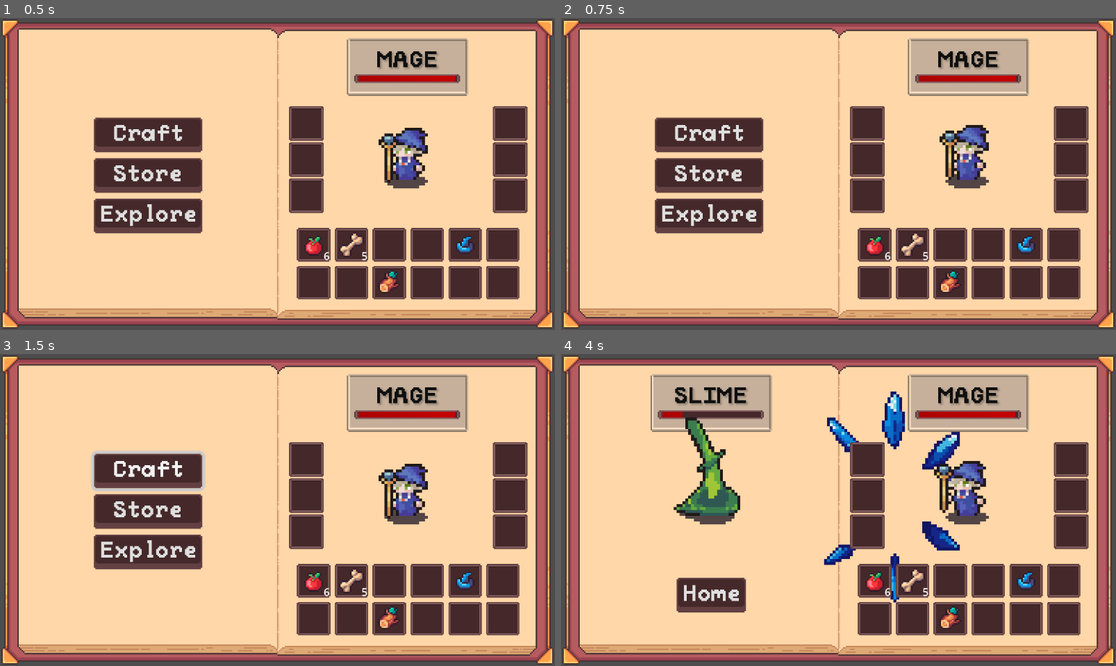
Above: before the commit, frames 1-4 (two rows, left to right).
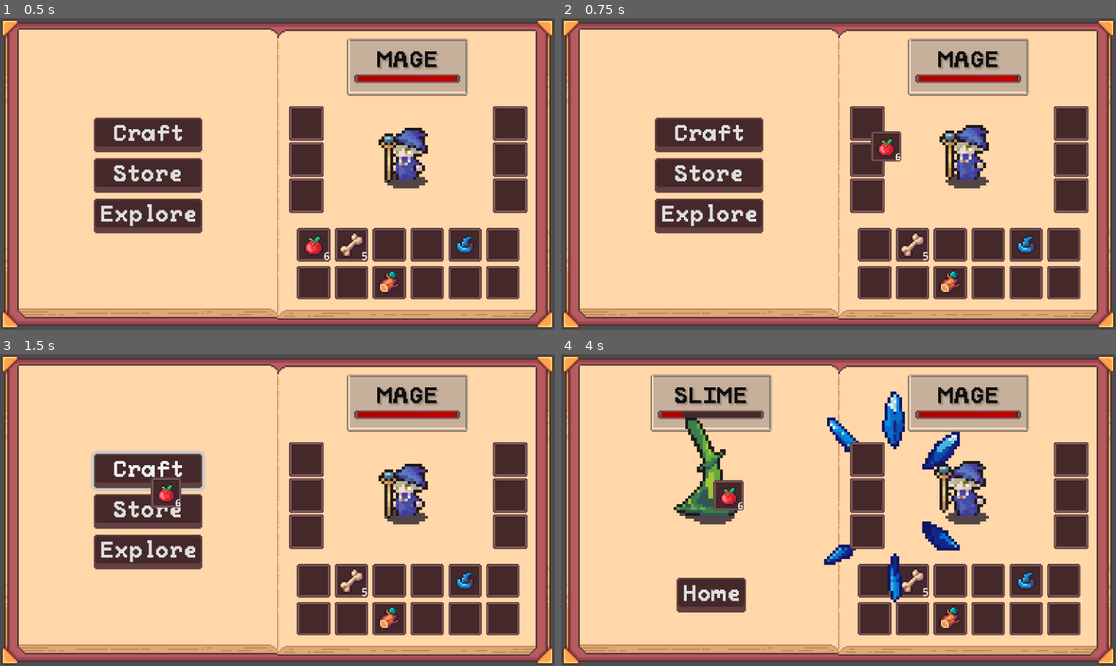
Above: after the commit, the same moments.

Repository: Blortlett/GodotIdle
Game: Godot game, scene res://Scenes/GuiNode.tscn
Same seed, same stepped clock (60 frames per second), same inputs: the game is played once before the commit and once after it.
Inputs (mouse positions are in pixels of both pictures, inside the frame that each line leads up to):
- Up to frame 1 (0.5 s): no input
- Up to frame 2 (0.75 s): click (866, 124) at 0.52 s
- Up to frame 3 (1.5 s): click "Craft" at 1.25 s
- Up to frame 4 (4 s): click "Store" at 2 s; click "Explore" at 2.75 s; click "Sunny Meadow" at 3.5 s

Frame 1 is identical in both runs. In frame 2, 0.6% of the frame differs, in the area x 55-62%, y 36-78%; in frame 3, 0.5%; in frame 4, 0.8%, in the area x 27-62%, y 40-79%.

Commit message:
Equipment Slots detecting clicks

Diff:
--- a/Inventory/Scripts/scrEquipmentManager.gd
+++ b/Inventory/Scripts/scrEquipmentManager.gd
@@ -1,4 +1,4 @@
-class_name EquipmentManager extends Node
+class_name EquipmentManager extends Control
 # Inventory Component
 @onready var mInventory: Inv = preload("res://Inventory/PlayerEquipmentInventory.tres");
 var isOpen = true;
@@ -33,3 +33,11 @@
 
 func GetInventory() -> Inv:
 	return mInventory;
+
+func GetUISlots() -> Array[SlotUI]:
+	var EquipmentSlots: Array[SlotUI];
+	for slot: SlotUI in mArmorSlotsUI:
+		EquipmentSlots.append(slot);
+	EquipmentSlots.append(mWeaponSlotUI)
+	EquipmentSlots.append(mAccessorySlotUI)
+	return EquipmentSlots;
--- a/Inventory/Scripts/scrInventoryActions.gd
+++ b/Inventory/Scripts/scrInventoryActions.gd
@@ -6,16 +6,24 @@
 @onready var mInventorySlots: Array[Node] = mInventoryGrid.get_children();
 # Inventory Object
 @onready var mInventoryUI: InventoryUI = get_node("../../..")
+@onready var mEquipmentUI: EquipmentManager = get_node("../../CharacterUI/EquipmentUI")
 @onready var mInventory: Inv = mInventoryUI.GetInventory();
 
 var mIsItemHeld: bool = false;
 
 func _ready() -> void:
+	# Sign up to InventoryUI interaction signals
 	for i in mInventorySlots.size():
 		var slot = mInventorySlots[i]
 		var button := slot.get_node("CenterContainer/Button")
 		button.pressed.connect(func(): OnClicked(i))
-
+	# Sign up to EquipmentUI interaction signals
+	var EquipmentSlots: Array[SlotUI] = mEquipmentUI.GetUISlots()
+	print_debug("EquipmentSlots size: " + str(EquipmentSlots.size()))
+	for i in EquipmentSlots.size():
+		var slot = EquipmentSlots[i]
+		var button := slot.get_node("CenterContainer/Button")
+		button.pressed.connect(func(): OnClicked(i))
 
 func OnClicked(slot_index: int):
 	# Debug
--- a/Inventory/UI/InventoryUI/nInventoryUI.tscn
+++ b/Inventory/UI/InventoryUI/nInventoryUI.tscn
@@ -90,6 +90,92 @@
 grow_horizontal = 2
 grow_vertical = 2
 
+[node name="InventoryUI" type="Control" parent="SystemUI"]
+layout_mode = 1
+anchors_preset = 15
+anchor_right = 1.0
+anchor_bottom = 1.0
+grow_horizontal = 2
+grow_vertical = 2
+
+[node name="InventoryActions" type="Control" parent="SystemUI/InventoryUI"]
+z_index = 2
+layout_mode = 1
+anchors_preset = 15
+anchor_right = 1.0
+anchor_bottom = 1.0
+grow_horizontal = 2
+grow_vertical = 2
+script = ExtResource("11_2xcof")
+metadata/_custom_type_script = "uid://0k82eyh0nyh7"
+
+[node name="ItemDragGfxHandler" type="Control" parent="SystemUI/InventoryUI/InventoryActions"]
+layout_mode = 1
+anchors_preset = 15
+anchor_right = 1.0
+anchor_bottom = 1.0
+grow_horizontal = 2
+grow_vertical = 2
+script = ExtResource("12_6j3o5")
+DraggedItemUIOffset = Vector2(13, 15)
+metadata/_custom_type_script = "uid://7jr5oueo8fsy"
+
+[node name="InvSlotUI" parent="SystemUI/InventoryUI/InventoryActions/ItemDragGfxHandler" instance=ExtResource("4_keych")]
+layout_mode = 0
+scale = Vector2(0.7, 0.7)
+
+[node name="InventoryGrid" type="GridContainer" parent="SystemUI/InventoryUI"]
+layout_mode = 1
+anchors_preset = 8
+anchor_left = 0.5
+anchor_top = 0.5
+anchor_right = 0.5
+anchor_bottom = 0.5
+offset_left = 24.5
+offset_top = 48.5
+offset_right = 224.5
+offset_bottom = 112.5
+grow_horizontal = 2
+grow_vertical = 2
+scale = Vector2(0.77, 0.77)
+columns = 6
+
+[node name="InvSlotUI" parent="SystemUI/InventoryUI/InventoryGrid" instance=ExtResource("4_keych")]
+layout_mode = 2
+
+[node name="InvSlotUI2" parent="SystemUI/InventoryUI/InventoryGrid" instance=ExtResource("4_keych")]
+layout_mode = 2
+
+[node name="InvSlotUI3" parent="SystemUI/InventoryUI/InventoryGrid" instance=ExtResource("4_keych")]
+layout_mode = 2
+
+[node name="InvSlotUI4" parent="SystemUI/InventoryUI/InventoryGrid" instance=ExtResource("4_keych")]
+layout_mode = 2
+
+[node name="InvSlotUI5" parent="SystemUI/InventoryUI/InventoryGrid" instance=ExtResource("4_keych")]
+layout_mode = 2
+
+[node name="InvSlotUI6" parent="SystemUI/InventoryUI/InventoryGrid" instance=ExtResource("4_keych")]
+layout_mode = 2
+
+[node name="InvSlotUI7" parent="SystemUI/InventoryUI/InventoryGrid" instance=ExtResource("4_keych")]
+layout_mode = 2
+
+[node name="InvSlotUI8" parent="SystemUI/InventoryUI/InventoryGrid" instance=ExtResource("4_keych")]
+layout_mode = 2
+
+[node name="InvSlotUI9" parent="SystemUI/InventoryUI/InventoryGrid" instance=ExtResource("4_keych")]
+layout_mode = 2
+
+[node name="InvSlotUI10" parent="SystemUI/InventoryUI/InventoryGrid" instance=ExtResource("4_keych")]
+layout_mode = 2
+
+[node name="InvSlotUI11" parent="SystemUI/InventoryUI/InventoryGrid" instance=ExtResource("4_keych")]
+layout_mode = 2
+
+[node name="InvSlotUI12" parent="SystemUI/InventoryUI/InventoryGrid" instance=ExtResource("4_keych")]
+layout_mode = 2
+
 [node name="CharacterUI" type="Control" parent="SystemUI"]
 layout_mode = 1
 anchors_preset = 8
@@ -186,92 +272,6 @@
 offset_bottom = 89.0
 scale = Vector2(0.8, 0.8)
 
-[node name="InventoryUI" type="Control" parent="SystemUI"]
-layout_mode = 1
-anchors_preset = 15
-anchor_right = 1.0
-anchor_bottom = 1.0
-grow_horizontal = 2
-grow_vertical = 2
-
-[node name="InventoryActions" type="Control" parent="SystemUI/InventoryUI"]
-z_index = 2
-layout_mode = 1
-anchors_preset = 15
-anchor_right = 1.0
-anchor_bottom = 1.0
-grow_horizontal = 2
-grow_vertical = 2
-script = ExtResource("11_2xcof")
-metadata/_custom_type_script = "uid://0k82eyh0nyh7"
-
-[node name="ItemDragGfxHandler" type="Control" parent="SystemUI/InventoryUI/InventoryActions"]
-layout_mode = 1
-anchors_preset = 15
-anchor_right = 1.0
-anchor_bottom = 1.0
-grow_horizontal = 2
-grow_vertical = 2
-script = ExtResource("12_6j3o5")
-DraggedItemUIOffset = Vector2(13, 15)
-metadata/_custom_type_script = "uid://7jr5oueo8fsy"
-
-[node name="InvSlotUI" parent="SystemUI/InventoryUI/InventoryActions/ItemDragGfxHandler" instance=ExtResource("4_keych")]
-layout_mode = 0
-scale = Vector2(0.7, 0.7)
-
-[node name="InventoryGrid" type="GridContainer" parent="SystemUI/InventoryUI"]
-layout_mode = 1
-anchors_preset = 8
-anchor_left = 0.5
-anchor_top = 0.5
-anchor_right = 0.5
-anchor_bottom = 0.5
-offset_left = 24.5
-offset_top = 48.5
-offset_right = 224.5
-offset_bottom = 112.5
-grow_horizontal = 2
-grow_vertical = 2
-scale = Vector2(0.77, 0.77)
-columns = 6
-
-[node name="InvSlotUI" parent="SystemUI/InventoryUI/InventoryGrid" instance=ExtResource("4_keych")]
-layout_mode = 2
-
-[node name="InvSlotUI2" parent="SystemUI/InventoryUI/InventoryGrid" instance=ExtResource("4_keych")]
-layout_mode = 2
-
-[node name="InvSlotUI3" parent="SystemUI/InventoryUI/InventoryGrid" instance=ExtResource("4_keych")]
-layout_mode = 2
-
-[node name="InvSlotUI4" parent="SystemUI/InventoryUI/InventoryGrid" instance=ExtResource("4_keych")]
-layout_mode = 2
-
-[node name="InvSlotUI5" parent="SystemUI/InventoryUI/InventoryGrid" instance=ExtResource("4_keych")]
-layout_mode = 2
-
-[node name="InvSlotUI6" parent="SystemUI/InventoryUI/InventoryGrid" instance=ExtResource("4_keych")]
-layout_mode = 2
-
-[node name="InvSlotUI7" parent="SystemUI/InventoryUI/InventoryGrid" instance=ExtResource("4_keych")]
-layout_mode = 2
-
-[node name="InvSlotUI8" parent="SystemUI/InventoryUI/InventoryGrid" instance=ExtResource("4_keych")]
-layout_mode = 2
-
-[node name="InvSlotUI9" parent="SystemUI/InventoryUI/InventoryGrid" instance=ExtResource("4_keych")]
-layout_mode = 2
-
-[node name="InvSlotUI10" parent="SystemUI/InventoryUI/InventoryGrid" instance=ExtResource("4_keych")]
-layout_mode = 2
-
-[node name="InvSlotUI11" parent="SystemUI/InventoryUI/InventoryGrid" instance=ExtResource("4_keych")]
-layout_mode = 2
-
-[node name="InvSlotUI12" parent="SystemUI/InventoryUI/InventoryGrid" instance=ExtResource("4_keych")]
-layout_mode = 2
-
 [node name="DestinationMenuUI" parent="SystemUI" instance=ExtResource("9_sfvvv")]
 layout_mode = 1
 offset_left = -90.2439
--- a/Inventory/UI/InventoryUI/scrINV_UI.gd
+++ b/Inventory/UI/InventoryUI/scrINV_UI.gd
@@ -1,6 +1,4 @@
-extends Control;
-
-class_name InventoryUI;
+class_name InventoryUI extends Control;
 @onready var inv: Inv = preload("res://Inventory/PlayerInventory.tres");
 @onready var slots: Array = $SystemUI/InventoryUI/InventoryGrid.get_children();
 var isOpen = false;
